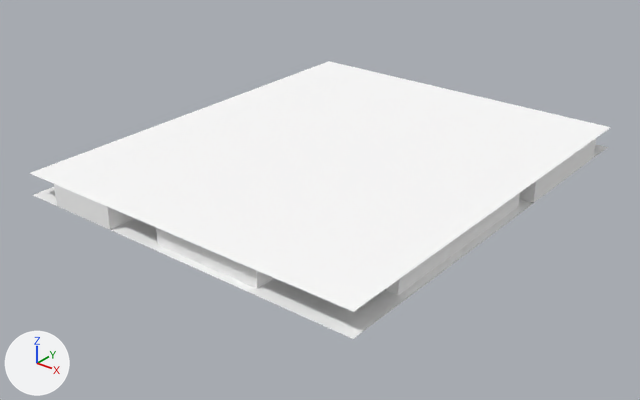
The FBX model Assets/Models/Rooms/ToymakerRoom1.fbx: old version first, new version second.
Before and after are seen from a 50 mm lens placed at (0.808, -0.559, 0.479), pointed at (0.147, 0.267, -0.033). The axes (+X, +Y, +Z) are drawn at lower left. The lights are the same throughout. Vertices at the same position are counted once.

In view in the first picture: 'ToyMakerRoom1Object'.
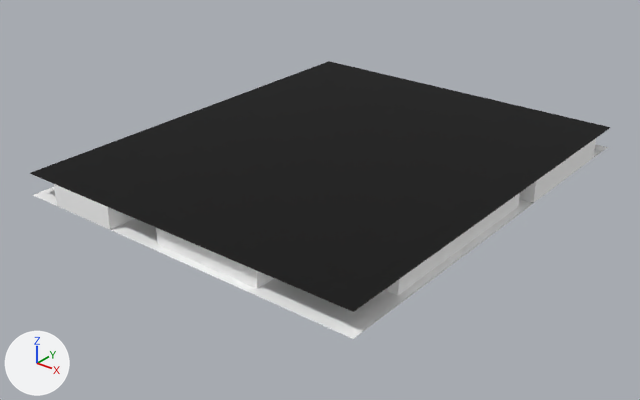
The edits, one by one:
Material 'ShadowLit' (mat_shadowlit) is new.
Its base color is (0.0, 0.0, 0.0) (black #000000).
Its roughness is 1.0.
me_toymakerroom1mesh_001 has 97 vertices, 86 faces and spans x -40.0..10.0, y 0.0..60.0, z 0.0..3.0.
me_toymakerroom1mesh_001 is used by ob_toymakerroom1object; location (0.0, 0.0, 0.0); rotation (-3.142, 0.0, 0.0), in degrees (-180, 0, 0); scale (-0.01, -0.01, -0.01).
me_toymakerroom1mesh_001 part 1: all 2 faces centred in x -23.3..-6.7, y 20.0..40.0, z 3.0 switch from mat_toymakersurface7 (white #ffffff) to mat_shadowlit (black #000000).

Boxes (x1, y1, x2, y2) around the edits, measured in the pictures (640 x 400 px):
part 1 of me_toymakerroom1mesh_001, recoloured (white to black)
    both: (30, 61, 611, 312)
